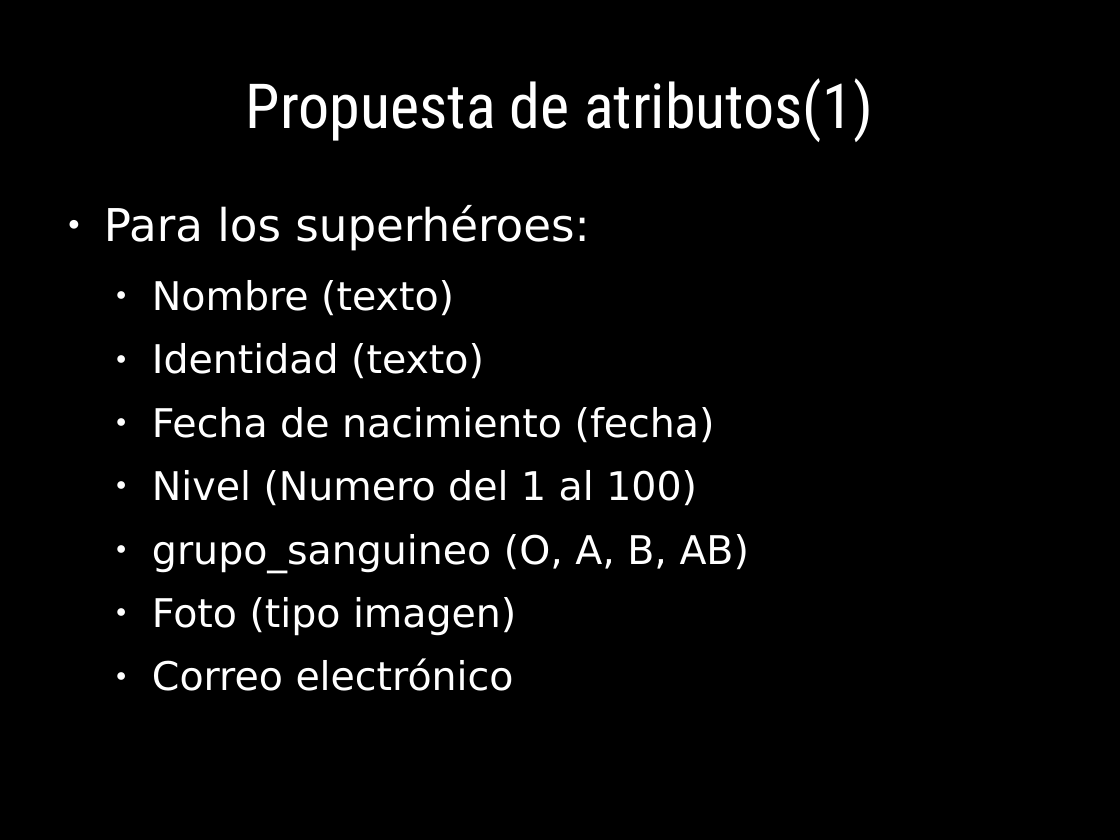
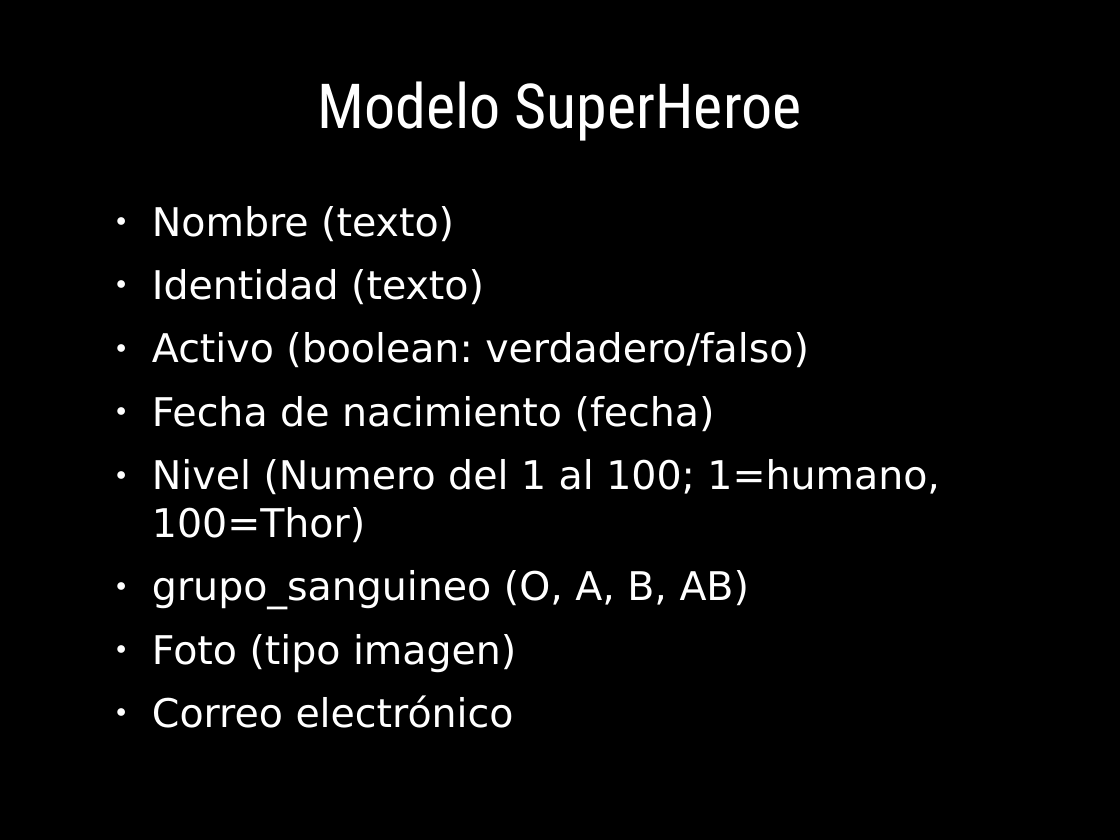
Before and after one commit to euribates/curso-django, a slide deck: slide 46 of presentacion/curso_django.odp (slide 40 before the commit). Drawn at 1120x840 pixels with LibreOffice and Linux fonts; fonts in the diff are those of the drawing. Boxes give left, top, right and bottom in pixels: in the first picture for what was removed or moved away, otherwise in the second. Text is boxed around its words. In the diff, an @@ line names an element or a change of style, - is before the commit and + after.

```diff
--- a/presentacion/curso_django.odp
+++ b/presentacion/curso_django.odp
@@ title at (317, 81, 802, 141): text changed @@
-Propuesta de atributos(1)
+Modelo SuperHeroe
@@ text at (104, 205, 589, 251): paragraph removed @@
-● Para los superhéroes:
@@ text at (152, 332, 809, 368): paragraph added @@
+  ● Activo (boolean: verdadero/falso)
@@ text at (152, 459, 939, 543): text changed @@
-  ● Nivel (Numero del 1 al 100)
+  ● Nivel (Numero del 1 al 100; 1=humano, 100=Thor)
```
Also in this commit, not shown: 31 other slides changed, 14 slides added, 2 slides removed, 11 other files.
